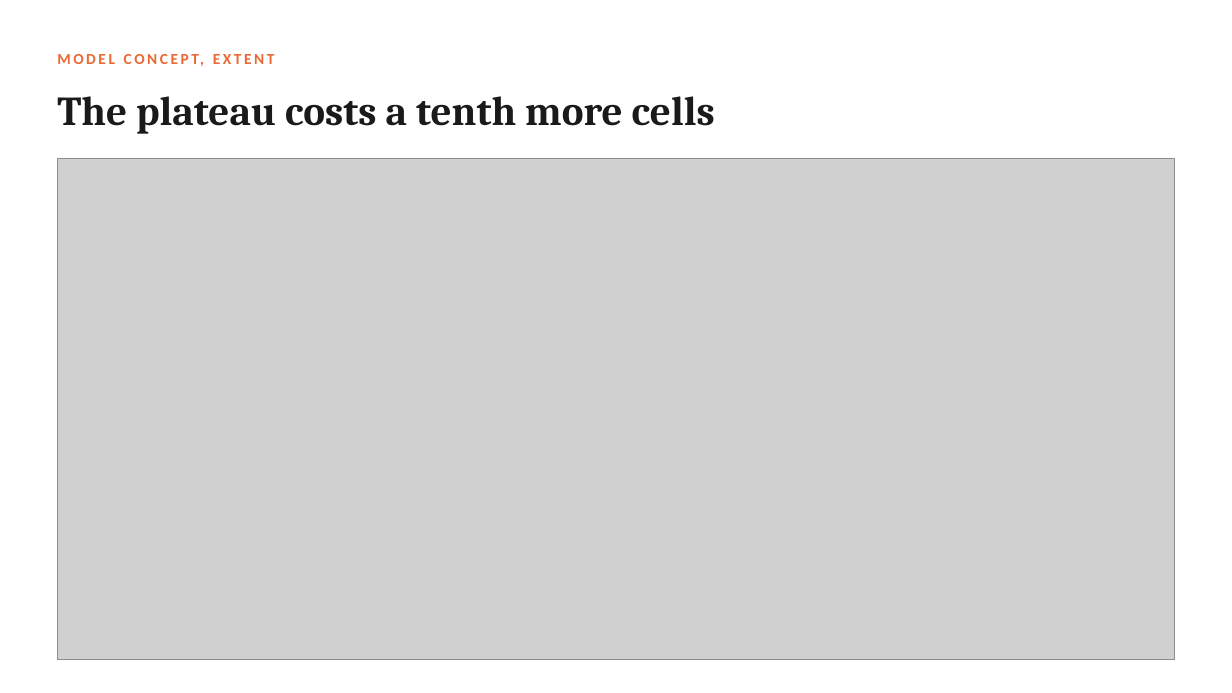
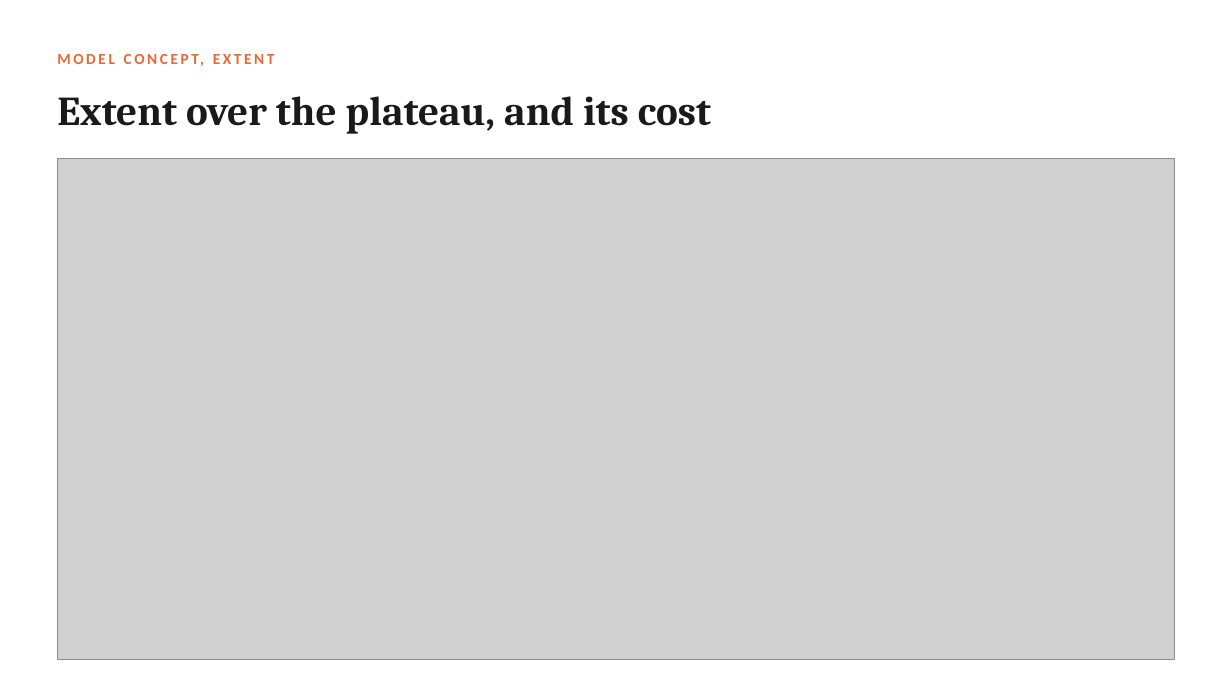
Before and after one commit to cicero-martins/MaltaDT, a slide deck: slide 6 of docs/valletta_model_concept_2026-09-25.pptx. Drawn at 1232x693 pixels with LibreOffice and Linux fonts; fonts in the diff are those of the drawing; grey boxes stand for pictures. Boxes give left, top, right and bottom in pixels: in the first picture for what was removed or moved away, otherwise in the second. Text is boxed around its words. In the diff, an @@ line names an element or a change of style, - is before the commit and + after.

```diff
--- a/docs/valletta_model_concept_2026-09-25.pptx
+++ b/docs/valletta_model_concept_2026-09-25.pptx
@@ text at bbox=[186, 96, 711, 134]: text changed @@
-The plateau costs a tenth more cells
+Extent over the plateau, and its cost
```
Also in this commit, not shown: 8 other slides changed, 3 other files.
